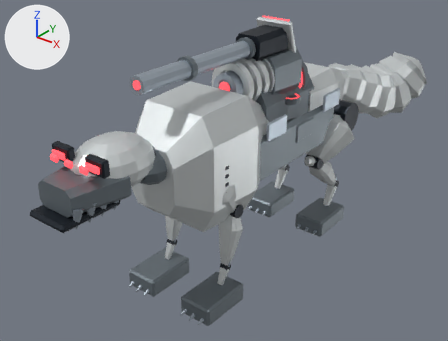
Before and after pictures for a commit that changed the Blender file out/mech_reference/t04/t04.blend.
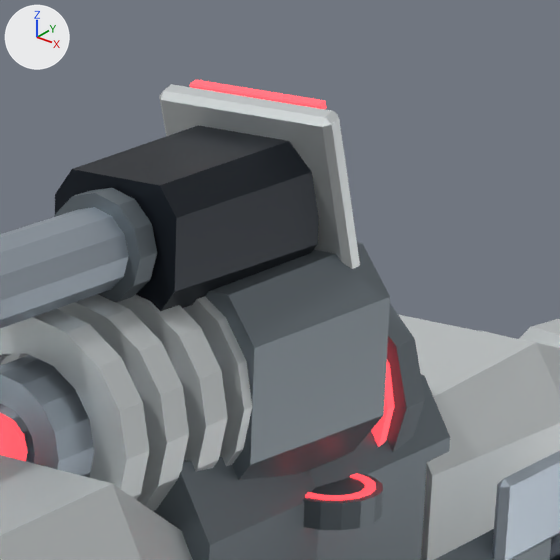
Each version is shown whole from a 50 mm camera at (3.9, -5.44, 4.12) aimed at (-0.19, -0.33, 0.95), then close up on the part from 50% to 75% of the width and 0% to 33% of the height. Lighting does not change. The marker at upper left points along +X, +Y and +Z. The older version's two pictures come first. Both versions are drawn at frame 16 of the action 't04:heavy:charge_hinge'; the numbers are the values there.

In view in the first close-up: 'Deep separate canine thorax', 'Heavy accelerator ring.002', 'Heavy accelerator ring.003', 'Heavy accelerator ring.004', 'Heavy electromagnetic receiver', 'Heavy weapon open bore', 'Light weapon open bore', 'Light weapon receiver', 'Narrow canine lumbar waist', 'Reversible heavy charge aperture', 'Separate canine pelvic croup', 'Snow camouflage plate.004' and 11 more.
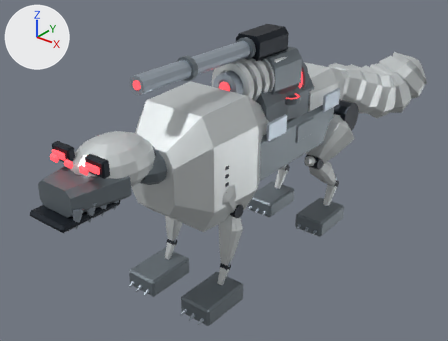
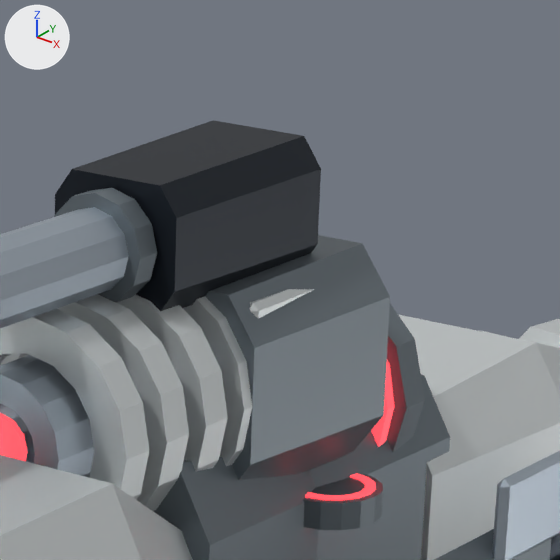
ob_charge_hinge is not drawn itself; it is the parent of ob_reversible_heavy_charge_aperture, ob_charge_aperture_luminous_edge.

Boxes [x1, y1, x2, y2] around the edits, measured in the close-ups (560 x 560 px):
'Reversible heavy charge aperture', turned
    before: [159, 84, 360, 269]
    after: [250, 289, 315, 319]
'Charge aperture luminous edge', turned (not visible afterwards)
    before: [190, 80, 327, 109]

Patch to the scene script:
```diff
--- a/out/mech_reference/t04/t04.blend.py
+++ b/out/mech_reference/t04/t04.blend.py
@@ ob_charge_hinge @@
 ob_charge_hinge.location = (0.0, 0.15, 0.18)
-ob_charge_hinge.rotation_euler = (-1.25, 0.0, 0.0)  # degrees (-72, 0, 0)
```
